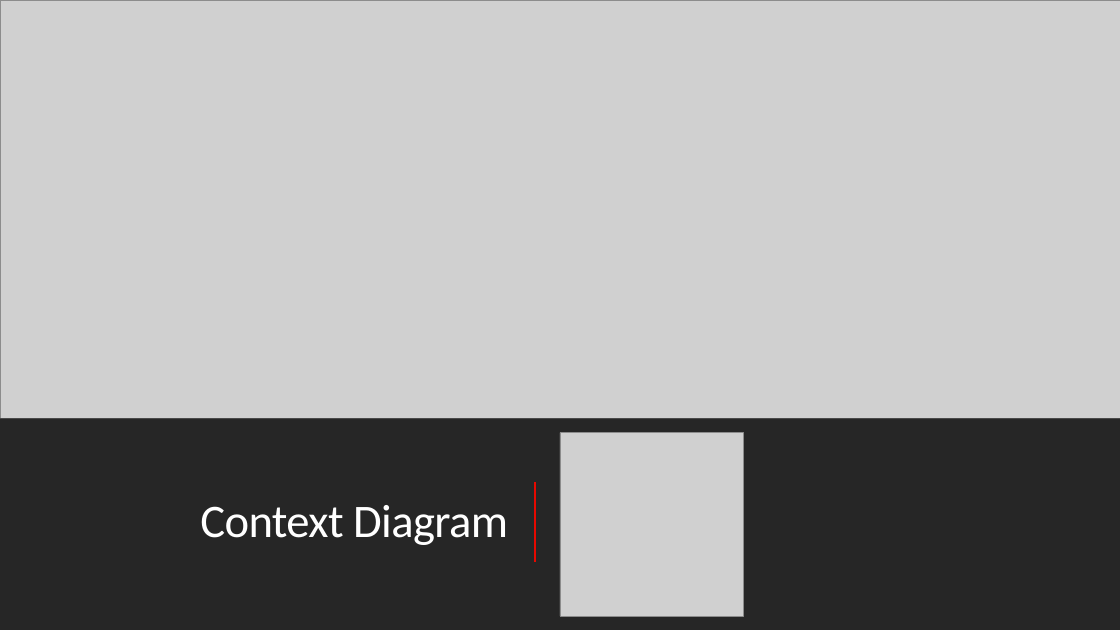
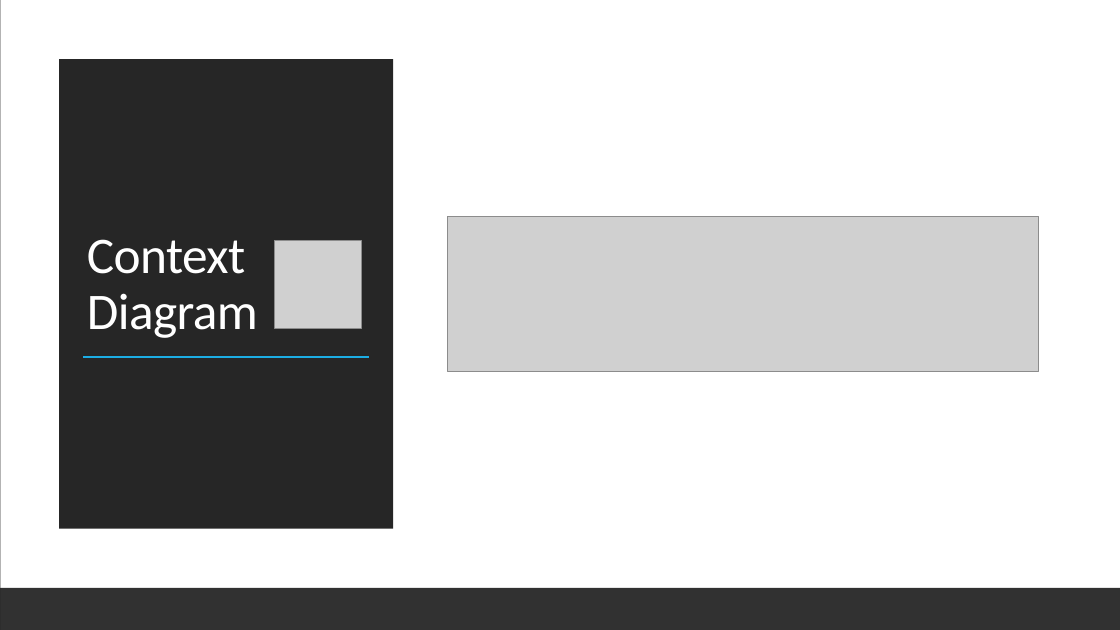
Before and after one commit to Room-4-Studios/Tower-of-Annihilation, a slide deck: slide 9 of docs/SA_Presentation.pptx. Drawn at 1120x630 pixels with LibreOffice and Linux fonts; fonts in the diff are those of the drawing; grey boxes stand for pictures. Boxes give left, top, right and bottom in pixels: in the first picture for what was removed or moved away, otherwise in the second. Text is boxed around its words. In the diff, an @@ line names an element or a change of style, - is before the commit and + after.

```diff
--- a/docs/SA_Presentation.pptx
+++ b/docs/SA_Presentation.pptx
@@ picture removed at [0,0,1120,418] @@
@@ rectangle added at [59,59,393,528], fill #000000 at 85% opacity @@
@@ title "Context Diagram": place and size @@
-title "Context Diagram" at [200,505,508,545]
+title "Context Diagram" at [87,239,258,338]
@@ title "Context Diagram" at [87,239,258,338]: size 40 to 44 pt; alignment right to left; vertical alignment middle to bottom @@
@@ picture added at [448,216,1038,371] @@
@@ picture added at [274,241,361,329] @@
@@ line added from (83, 357) to (369, 357), #1CADE4 1.5 pt @@
@@ picture removed at [560,433,744,616] @@
@@ line removed from (535, 482) to (535, 562) @@
@@ rectangle: place and size @@
-rectangle at [0,418,1120,630]
+rectangle at [0,588,1120,630]
@@ rectangle at [0,588,1120,630]: fill #262626 to #262626 at 95% opacity @@
```
Also in this commit, not shown: 11 other slides changed, 1 slide removed.
